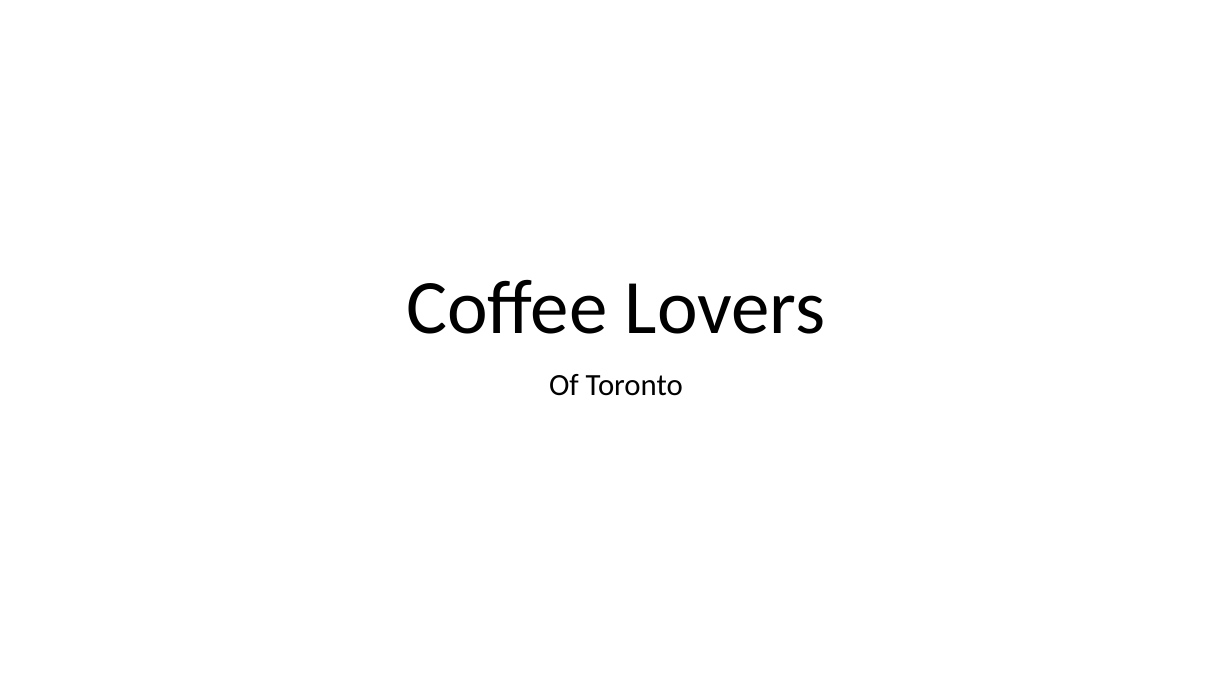
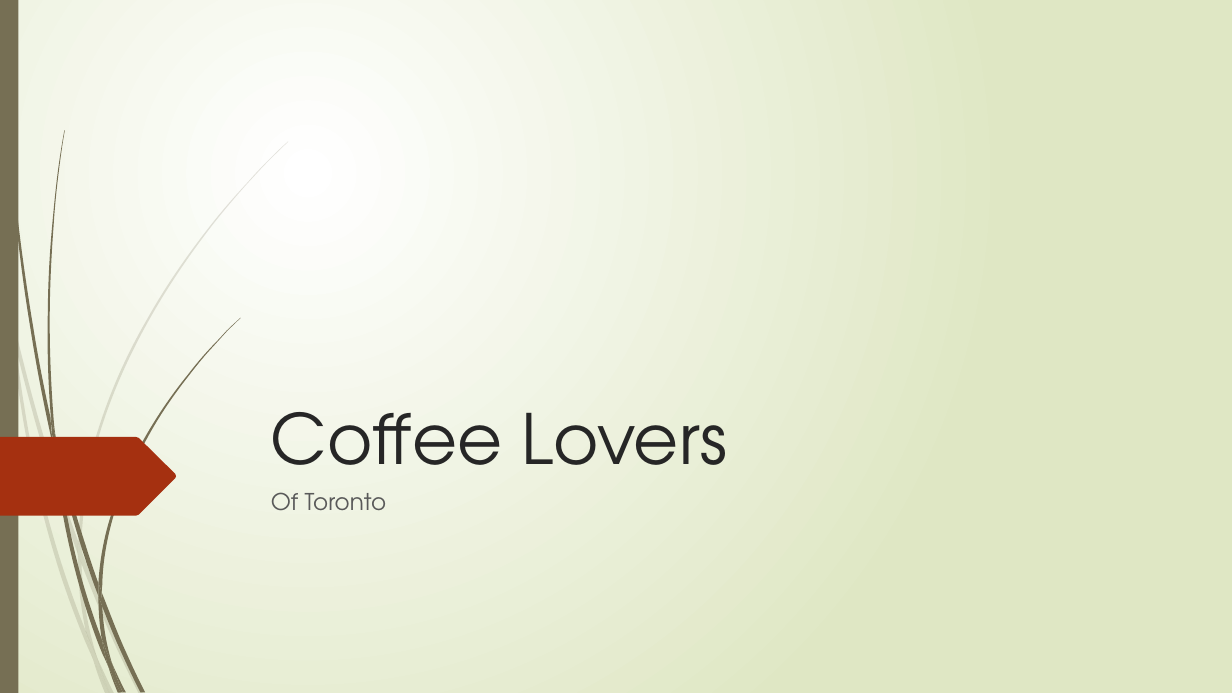
Before and after one commit to jenleap/ibm-ds-capstone, a slide deck: slide 1 of Coffee Lovers.pptx. Drawn at 1232x693 pixels with LibreOffice and Linux fonts; fonts in the diff are those of the drawing. Boxes give left, top, right and bottom in pixels: in the first picture for what was removed or moved away, otherwise in the second. Text is boxed around its words. In the diff, an @@ line names an element or a change of style, - is before the commit and + after.

Commit message:
Uploaded presentation.

```diff
--- a/Coffee Lovers.pptx
+++ b/Coffee Lovers.pptx
@@ background #FFFFFF to gradient #FFFFFF to #DFE8C4 @@
@@ rectangle added at box(0, 0, 18, 693), fill #766F54 @@
@@ title "Coffee Lovers": place and size @@
-title "Coffee Lovers" at box(406, 279, 826, 334)
+title "Coffee Lovers" at box(271, 412, 728, 496)
@@ title "Coffee Lovers" at box(271, 412, 728, 496): size 60 to 54 pt, font Calibri to TeX Gyre Adventor, text colour #000000 to #262626; alignment centre to left; line spacing 0.9 to 1 @@
@@ freeform shape added at box(0, 437, 177, 516), fill #A53010 @@
@@ subtitle "Of Toronto": place and size @@
-subtitle "Of Toronto" at box(549, 374, 683, 396)
+subtitle "Of Toronto" at box(271, 492, 387, 511)
@@ subtitle "Of Toronto" at box(271, 492, 387, 511): size 24 to 18 pt, font Calibri to TeX Gyre Adventor, text colour #000000 to #595959; alignment centre to left; line spacing 0.9 to 1 @@
@@ group added at box(0, 141, 288, 693): 10 freeform shapes @@
@@ group added at box(3, 0, 240, 693): 12 freeform shapes @@
```
Also in this commit, not shown: 8 slides added.
